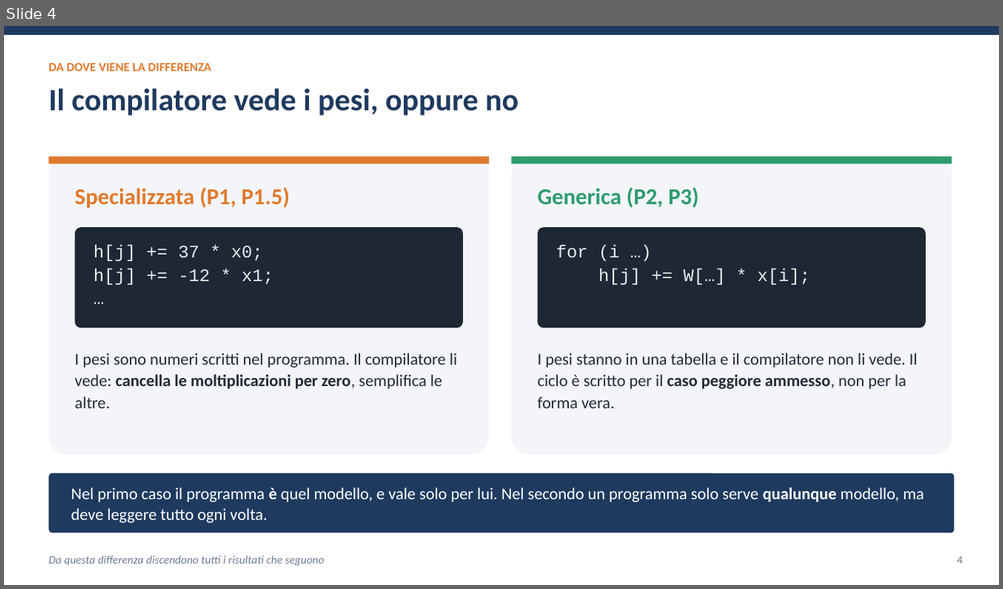
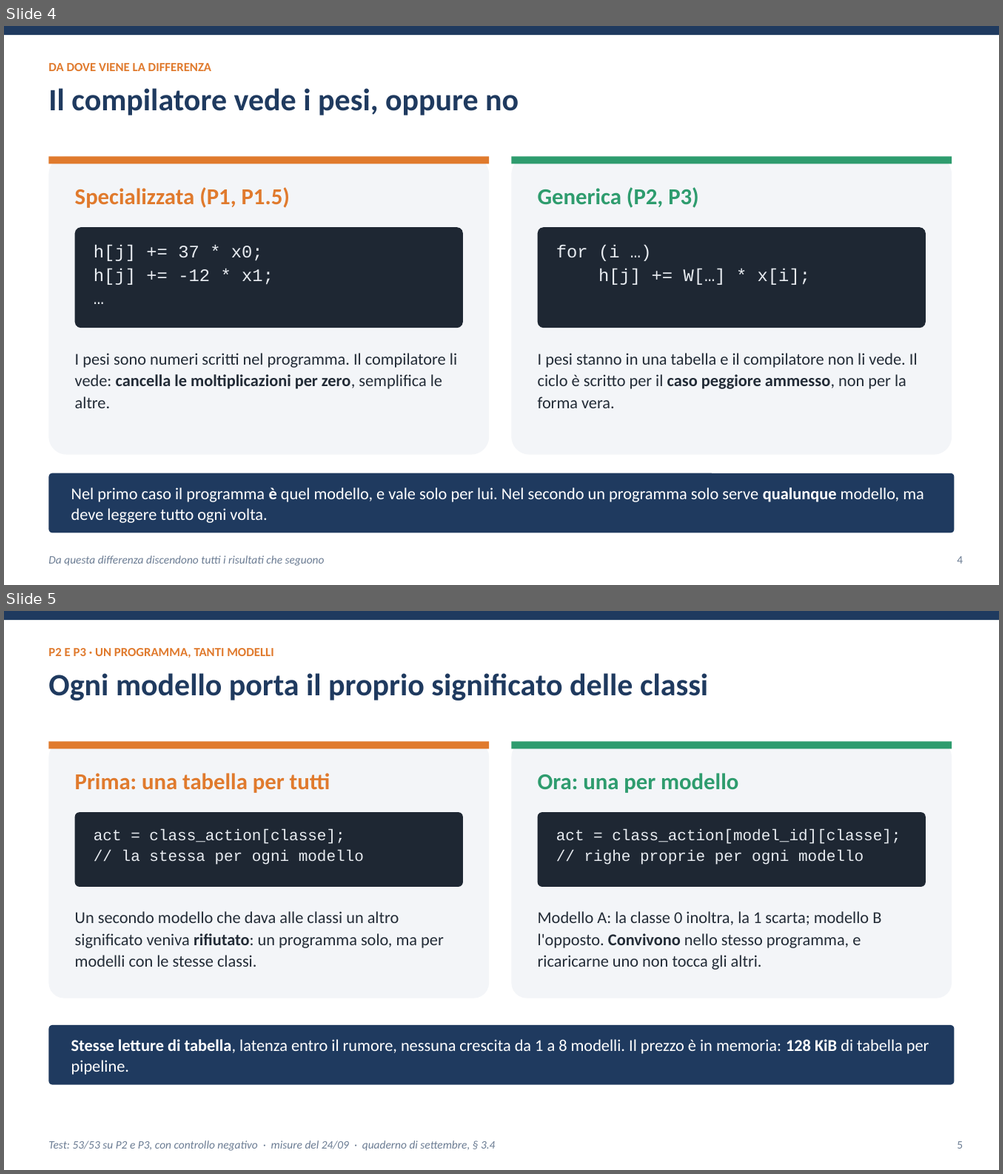
Before and after one commit to ettore-cantile/ipa_lab, a slide deck: docs/Inferenza di una rete neurale nel kernel Linux con eBPF XDP.pptx. Shown one above the other, each under a label of ours: slide 4 before the commit, slides 4 and 5 after it. The pictures are 1003x589 and 1003x1174 pixels, drawn with LibreOffice and Linux fonts; fonts in the diff are those of the drawing. Boxes give left, top, right and bottom in pixels: in the first picture for what was removed or moved away, otherwise in the second. Text is boxed around its words. In the diff, an @@ line names an element or a change of style, - is before the commit and + after.

```diff
--- a/docs/Inferenza di una rete neurale nel kernel Linux con eBPF XDP.pptx
+++ b/docs/Inferenza di una rete neurale nel kernel Linux con eBPF XDP.pptx
@@ slide 5 added at [4,611,999,1170], background #FFFFFF @@
@@ rectangle added at [4,611,999,620], fill #1F3A5F @@
@@ text added at [48,648,273,658], 12 pt, text #E07A2D, bold @@
+P2 E P3 · UN PROGRAMMA, TANTI MODELLI
@@ text added at [48,673,708,701], 30 pt, text #1F3A5F, bold @@
+Ogni modello porta il proprio significato delle classi
@@ rounded rectangle added at [48,741,489,998], fill #F3F5F8 @@
@@ rectangle added at [48,741,489,749], fill #E07A2D @@
@@ rounded rectangle added at [512,741,951,998], fill #F3F5F8 @@
@@ rectangle added at [512,741,951,749], fill #2E9C6E @@
@@ text added at [75,773,330,793], 22 pt, text #E07A2D, bold @@
+Prima: una tabella per tutti
@@ text added at [538,773,738,793], 22 pt, text #2E9C6E, bold @@
+Ora: una per modello
@@ rounded rectangle added at [75,812,463,887], fill #1E2733 @@
@@ text added at [94,829,364,865], 15 pt, text #E8ECF1 @@
+act = class_action[classe];
+// la stessa per ogni modello
@@ rounded rectangle added at [538,812,925,887], fill #1E2733 @@
@@ text added at [556,829,900,865], 15 pt, text #E8ECF1 @@
+act = class_action[model_id][classe];
+// righe proprie per ogni modello
@@ text added at [75,911,444,967], 16 pt, text #222B36 @@
+Un secondo modello che dava alle classi un altro significato veniva rifiutato: un programma solo, ma per modelli con le stesse classi.
@@ text added at [538,911,881,970], 16 pt, text #222B36 @@
+Modello A: la classe 0 inoltra, la 1 scarta; modello B l'opposto. Convivono nello stesso programma, e ricaricarne uno non tocca gli altri.
@@ rounded rectangle added at [48,1026,954,1085], fill #1F3A5F @@
@@ text added at [71,1039,929,1075], 16 pt, text #FFFFFF @@
+Stesse letture di tabella, latenza entro il rumore, nessuna crescita da 1 a 8 modelli. Il prezzo è in memoria: 128 KiB di tabella per pipeline.
@@ text added at [48,1141,495,1151], 11 pt, text #6B7C93, italic @@
+Test: 53/53 su P2 e P3, con controllo negativo · misure del 24/09 · quaderno di settembre, § 3.4
@@ text added at [956,1142,962,1149], 11 pt, text #6B7C93 @@
+5
```
Also in this commit, not shown: 9 slides changed, 1 slide removed, 6 other files.
